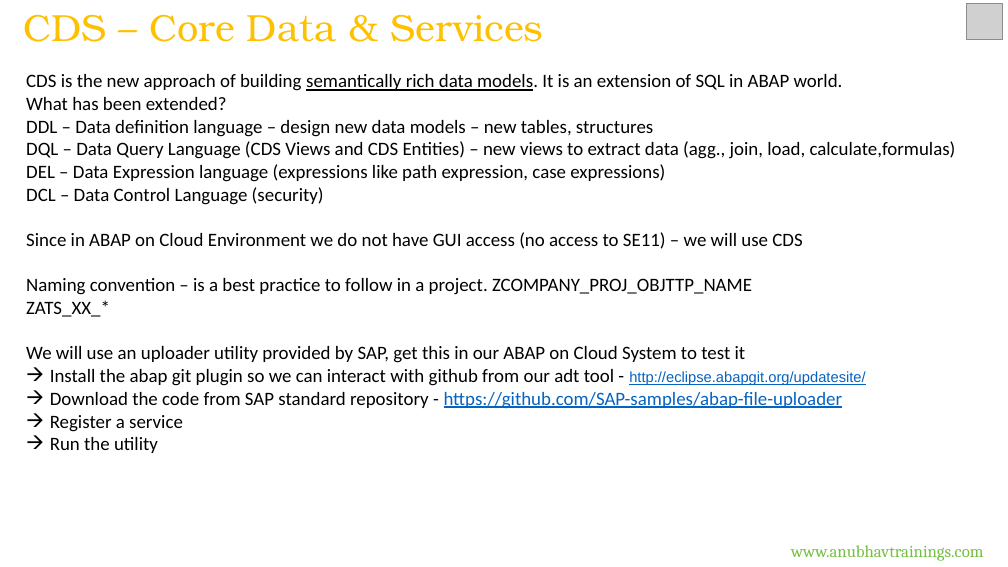
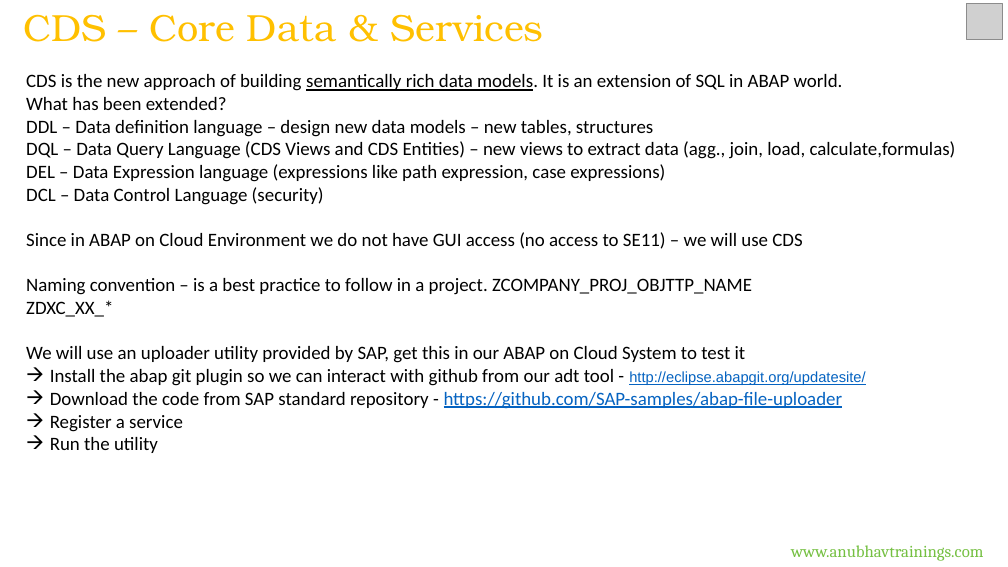
Before and after one commit to soyuztechnologies/CDS_AMDP_RAP_Training_60H, a slide deck: slide 6 of Day 3/DAY-3.pptx (slide 4 before the commit). Drawn at 1008x567 pixels with LibreOffice and Linux fonts; fonts in the diff are those of the drawing; grey boxes stand for pictures. Boxes give left, top, right and bottom in pixels: in the first picture for what was removed or moved away, otherwise in the second. Text is boxed around its words. In the diff, an @@ line names an element or a change of style, - is before the commit and + after.

```diff
--- a/Day 3/DAY-3.pptx
+++ b/Day 3/DAY-3.pptx
@@ text at [26,300,113,317]: text changed @@
-ZATS_XX_*
+ZDXC_XX_*
```
Also in this commit, not shown: 3 other slides changed, 2 slides added, 8 slides removed, 4 other files.
